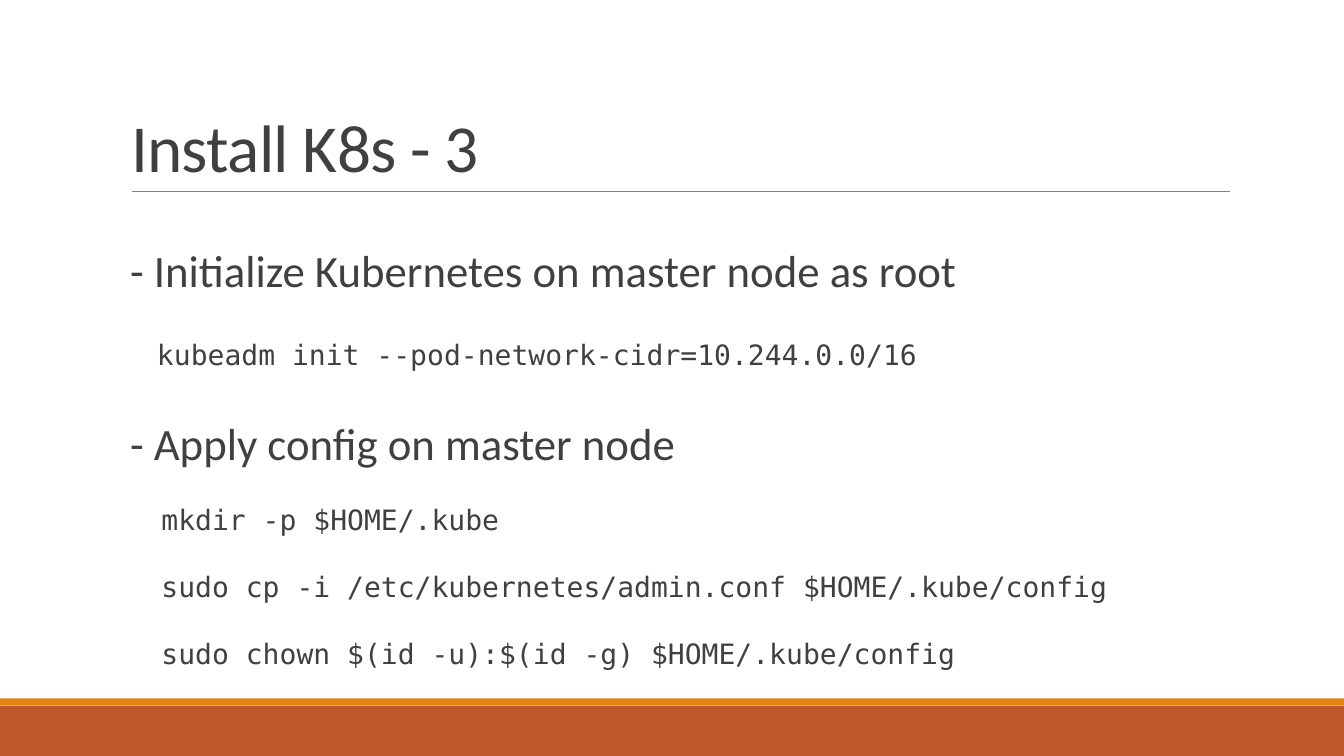
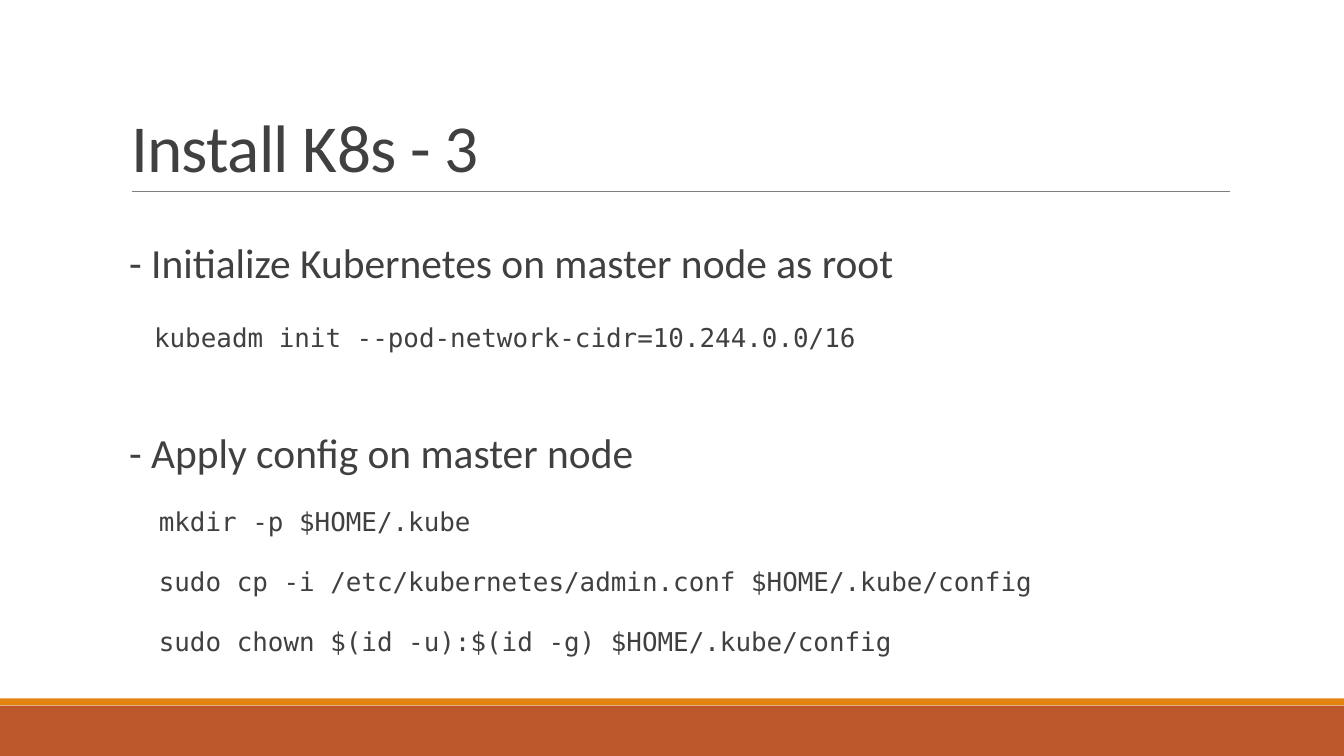
Before and after one commit to Beomsu-Seo/graduation-thesis, a slide deck: slide 10 of docs/Building Kubernetes From Source.pptx. Drawn at 1344x756 pixels with LibreOffice and Linux fonts; fonts in the diff are those of the drawing. Boxes give left, top, right and bottom in pixels: in the first picture for what was removed or moved away, otherwise in the second. Text is boxed around its words. In the diff, an @@ line names an element or a change of style, - is before the commit and + after.

```diff
--- a/docs/Building Kubernetes From Source.pptx
+++ b/docs/Building Kubernetes From Source.pptx
@@ text "- Initialize Kubernetes on master ..." at (151,249,1032,657): size 32 to 29.6 pt in "- Initialize Kubernetes on master node as ...", "- Apply config on master node"; size 20 to 18.5 pt in "kubeadm init --pod-network-cidr=10.244.0.0/16", "mkdir -p $HOME/.kube", "sudo cp -i /etc/kubernetes/admin.conf $HOME/.kube/config", "sudo chown $(id -u):$(id -g) $HOME/.kube/config"; line spacing 1.1 to 1; line spacing 1.4 to 1.3 @@
```
Also in this commit, not shown: 1 other slide changed, 1 other file.
